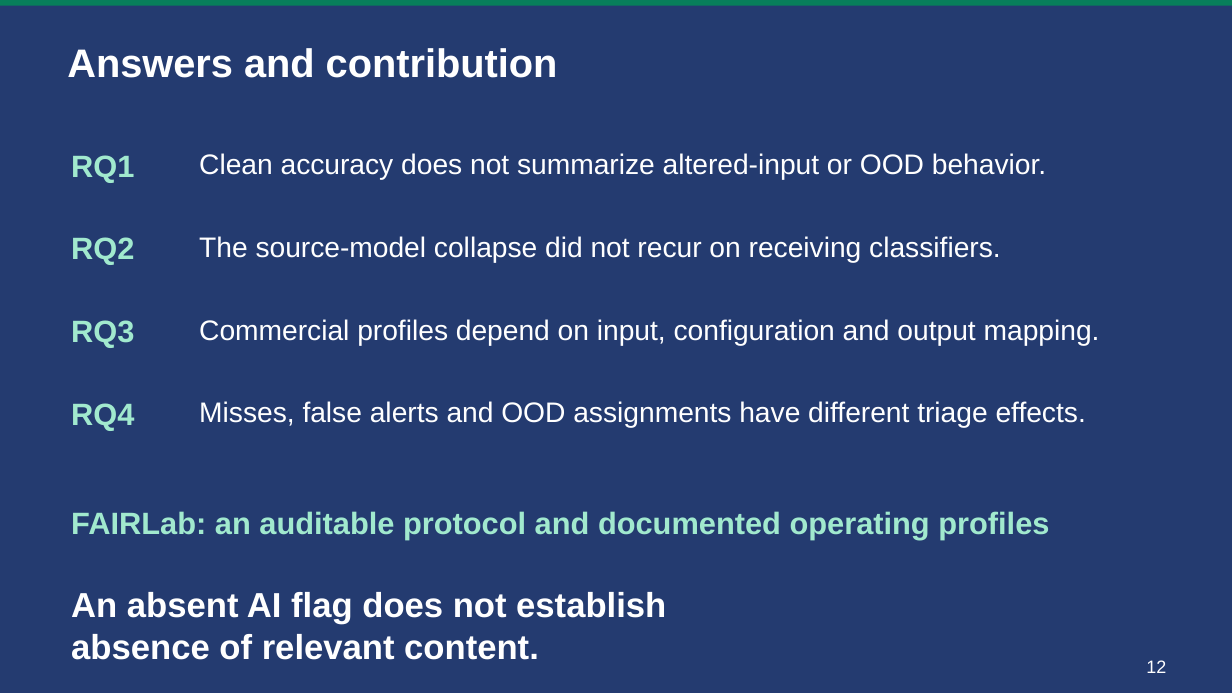
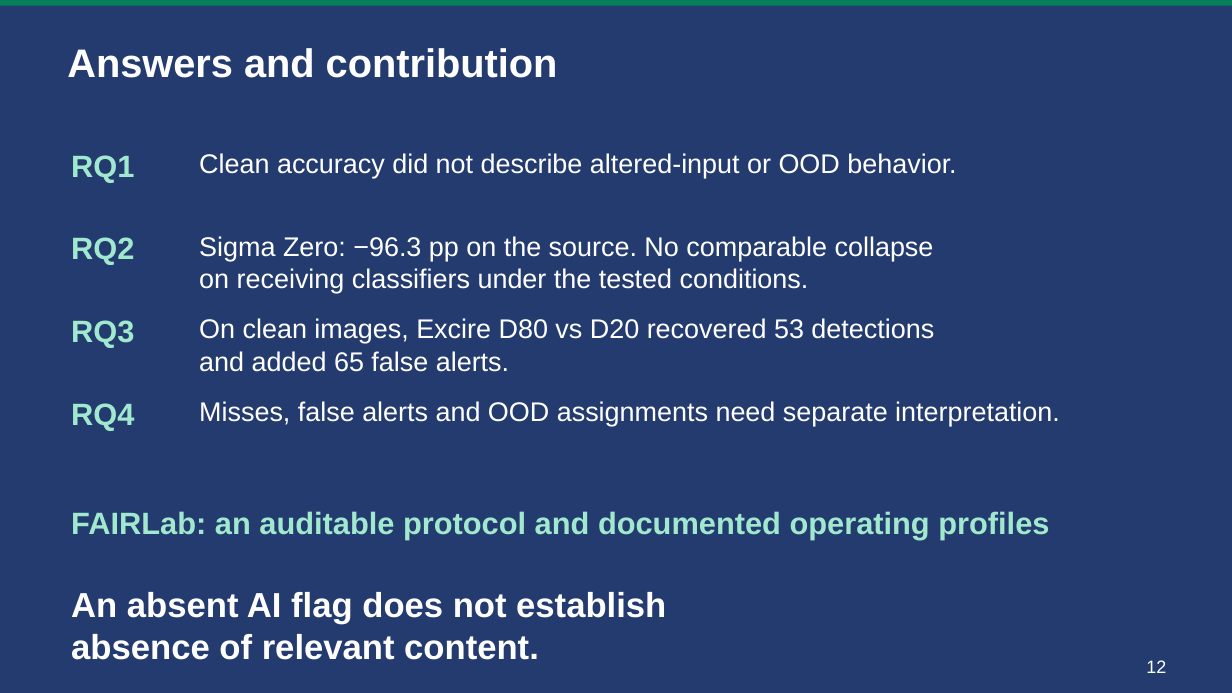
Before and after one commit to lmolinario/Molinario_Thesis_Defense_2026, a slide deck: slide 12 of Molinario_Thesis_Defense_2026.pptx. Drawn at 1232x693 pixels with LibreOffice and Linux fonts; fonts in the diff are those of the drawing. Boxes give left, top, right and bottom in pixels: in the first picture for what was removed or moved away, otherwise in the second. Text is boxed around its words. In the diff, an @@ line names an element or a change of style, - is before the commit and + after.

```diff
--- a/Molinario_Thesis_Defense_2026.pptx
+++ b/Molinario_Thesis_Defense_2026.pptx
@@ text at (199, 153, 956, 178): text changed; size 22 to 21 pt @@
-Clean accuracy does not summarize altered-input or OOD behavior.
+Clean accuracy did not describe altered-input or OOD behavior.
@@ text at (199, 236, 934, 293): text changed; size 22 to 21 pt @@
-The source-model collapse did not recur on receiving classifiers.
+Sigma Zero: −96.3 pp on the source. No comparable collapse
+on receiving classifiers under the tested conditions.
@@ text at (199, 318, 934, 372): text changed; size 22 to 21 pt @@
-Commercial profiles depend on input, configuration and output mapping.
+On clean images, Excire D80 vs D20 recovered 53 detections
+and added 65 false alerts.
@@ text at (199, 401, 1060, 426): text changed; size 22 to 21 pt @@
-Misses, false alerts and OOD assignments have different triage effects.
+Misses, false alerts and OOD assignments need separate interpretation.
```
Also in this commit, not shown: 3 other slides changed, 2 other files.
